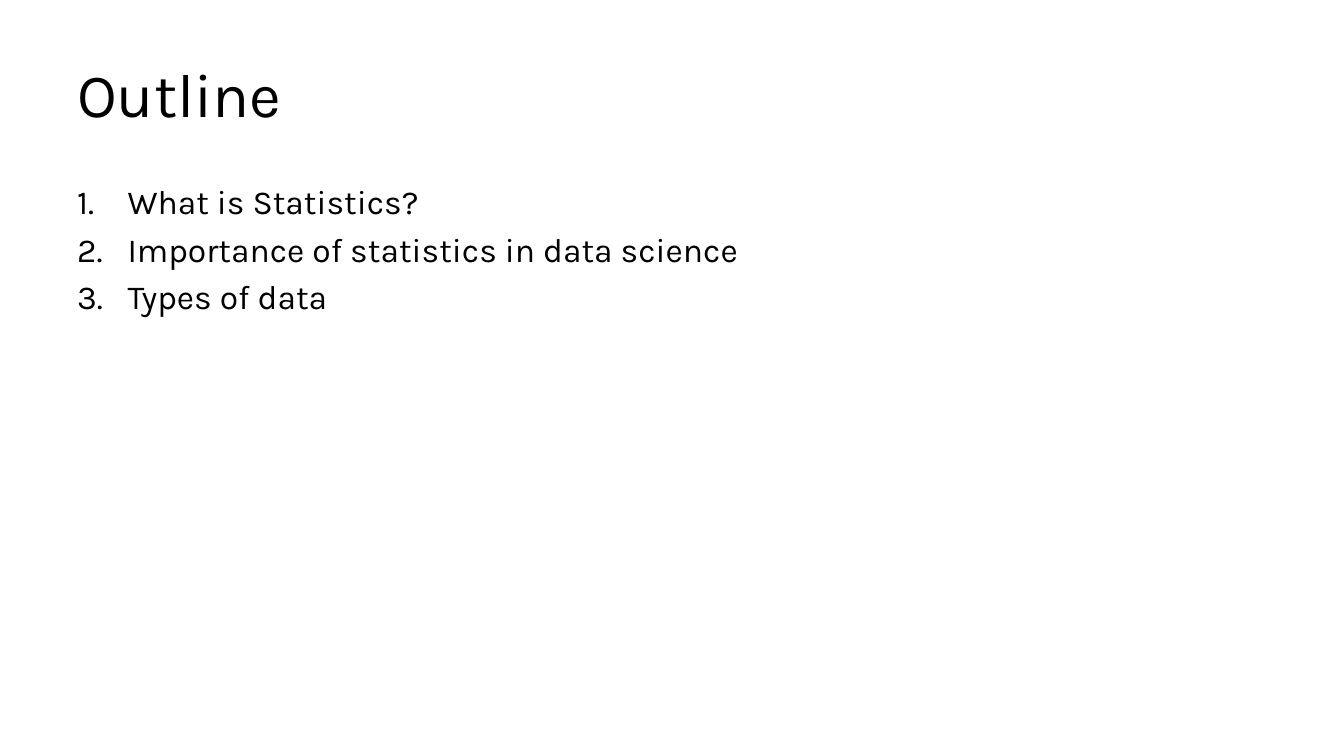
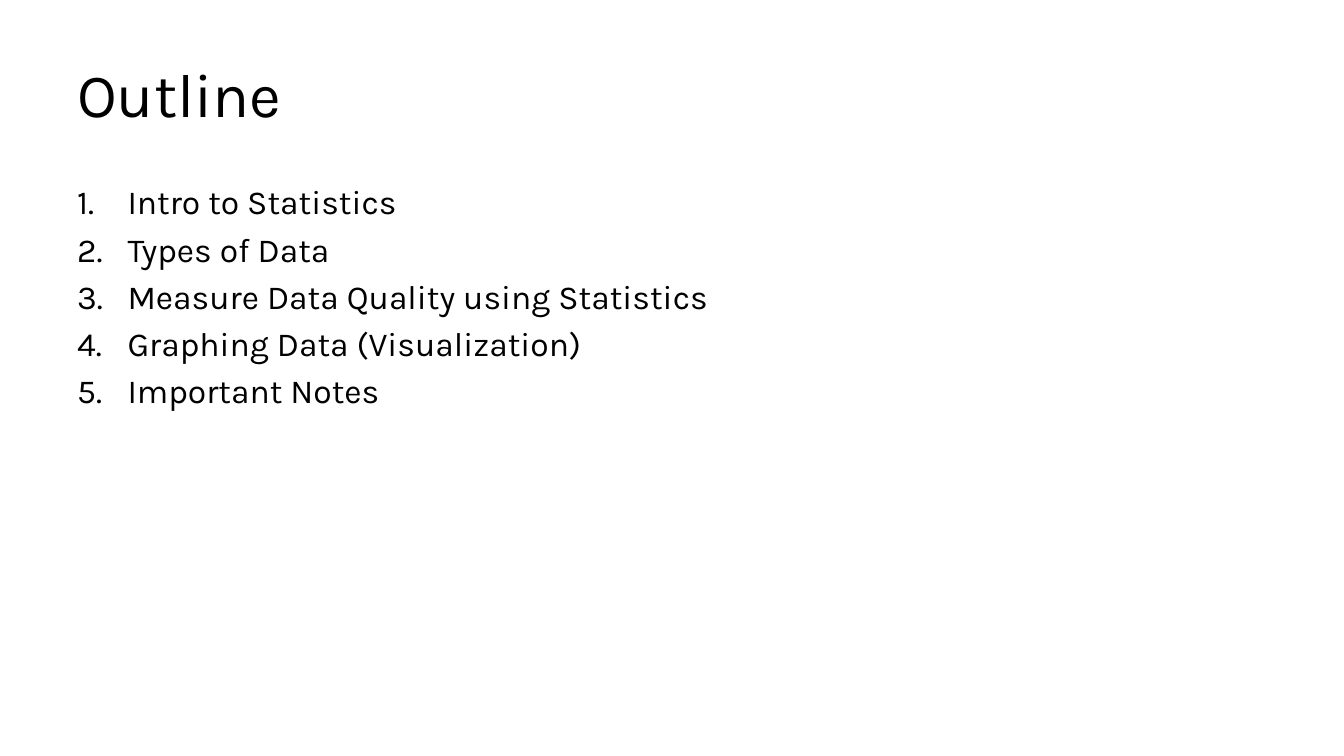
Before and after one commit to kershrita/Data-Science-Roadmap, a slide deck: slide 2 of slides/Session 02 - Introduction to Statistics.pptx. Drawn at 1344x756 pixels with LibreOffice and Linux fonts; fonts in the diff are those of the drawing. Boxes give left, top, right and bottom in pixels: in the first picture for what was removed or moved away, otherwise in the second. Text is boxed around its words. In the diff, an @@ line names an element or a change of style, - is before the commit and + after.

```diff
--- a/slides/Session 02 - Introduction to Statistics.pptx
+++ b/slides/Session 02 - Introduction to Statistics.pptx
@@ text at [128, 191, 707, 411]: text changed @@
-1. What is Statistics?
-2. Importance of statistics in data science
-3. Types of data
+1. Intro to Statistics
+2. Types of Data
+3. Measure Data Quality using Statistics
+4. Graphing Data (Visualization)
+5. Important Notes
```
Also in this commit, not shown: 8 other slides changed, 23 slides added, 2 slides removed.
